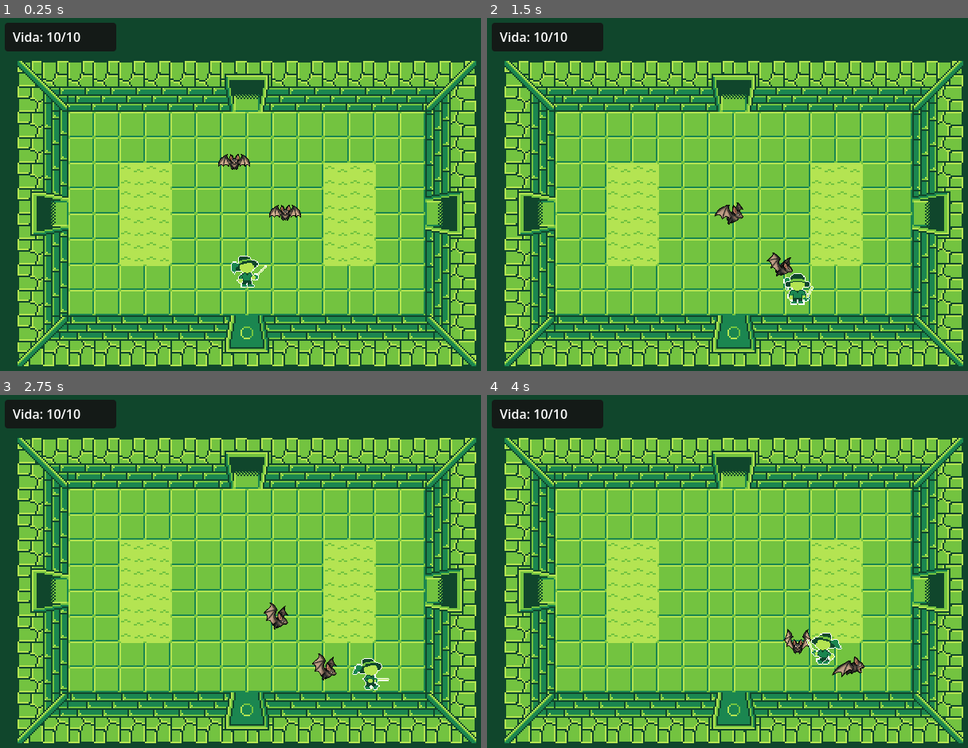
Above: before the commit, frames 1-4 (two rows, left to right).
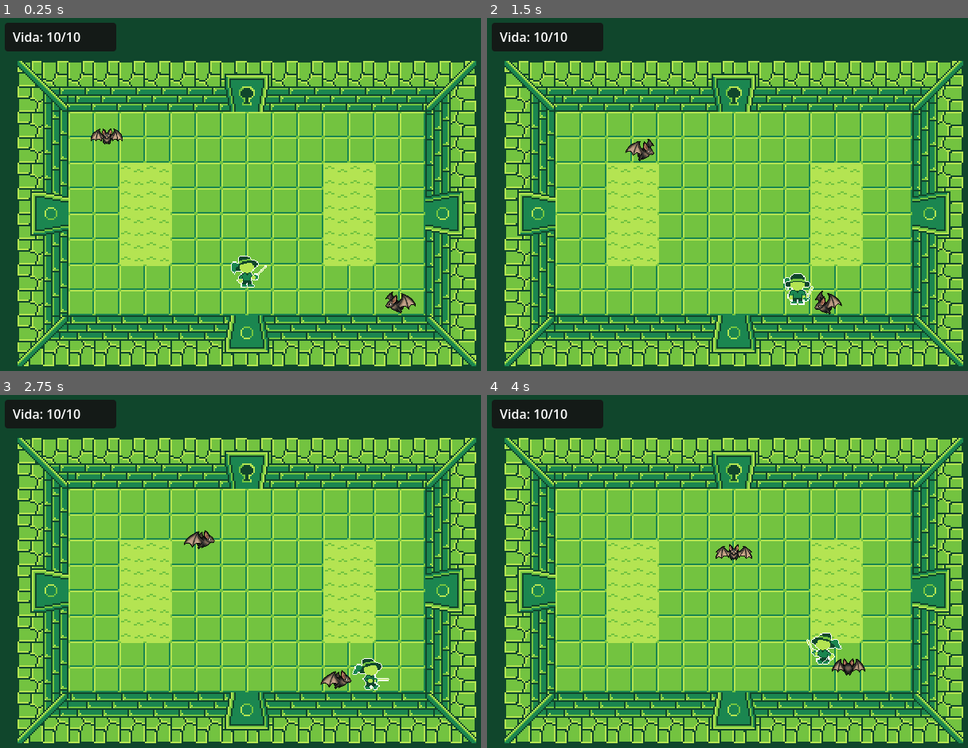
Above: after the commit, the same moments.

Repository: bristotartur/bad-fellas
Game: Godot game, scene res://phases/phase_a/phase_a.tscn
Same seed, same stepped clock (60 frames per second), same inputs: the game is played once before the commit and once after it.
Inputs (mouse positions are in pixels of both pictures, inside the frame that each line leads up to):
- Up to frame 1 (0.25 s): no input
- Up to frame 2 (1.5 s): move the mouse to (847, 180) at 0.52 s; hold D (move_right) 0.53-1.28 s; click (847, 180) at 0.6 s; move the mouse to (631, 219) at 1.27 s; hold S (move_down) from 1.28 s (still down); click (631, 219) at 1.35 s
- Up to frame 3 (2.75 s): move the mouse to (298, 493) at 2.02 s; release S (move_down) at 2.03 s; hold D (move_right) from 2.03 s (still down); click (298, 493) at 2.1 s
- Up to frame 4 (4 s): move the mouse to (708, 652) at 2.77 s; release D (move_right) at 2.78 s; hold W (move_up) 2.78-3.53 s; click (708, 652) at 2.85 s; move the mouse to (886, 635) at 3.52 s; hold A (move_left) from 3.53 s (still down); click (886, 635) at 3.6 s

The runs differ from the first frame. In frame 1, 2.3% of the frame differs, in the area x 7-96%, y 17-84%; in frame 2, 2.3%, in the area x 7-96%, y 17-85%; in frame 3, 2.3%; in frame 4, 2.1%.

Commit message:
feat: adiciona novo fluxo para a fase A

Diff:
--- a/characters/enemies/enemy.gd
+++ b/characters/enemies/enemy.gd
@@ -1,4 +1,6 @@
 extends CharacterBody2D
+
+signal defeated
 
 const STEP_DISTANCE := 16.0
 const SPRITE_SHEET := preload("res://assets/bone-worm-animations.png")
@@ -131,6 +133,7 @@
 	contact_area.set_deferred("monitoring", false)
 	play_animation("hurt")
 	await sprite.animation_finished
+	defeated.emit()
 	queue_free()
 
 func _on_contact_body_entered(body: Node2D) -> void:
--- a/characters/enemies/enemy_spawner.gd
+++ b/characters/enemies/enemy_spawner.gd
@@ -1,4 +1,6 @@
 extends Node2D
+
+signal all_enemies_defeated
 
 const ENEMY_SCENES := [
 	preload("res://characters/enemies/enemy.tscn"),
@@ -6,8 +8,13 @@
 ]
 const MIN_PLAYER_DISTANCE := 96.0
 const MIN_ENEMY_DISTANCE := 48.0
-const ENEMIES_PER_ROOM := 2
 const GROUND_TERRAIN := 1
+
+@export var enemy_count := 2
+
+var remaining_enemies := 0
+var spawn_completed := false
+var defeat_reported := false
 
 func _ready() -> void:
 	call_deferred("spawn_enemies")
@@ -26,7 +33,7 @@
 	var spawn_positions: Array[Vector2] = []
 	var query := PhysicsShapeQueryParameters2D.new()
 	var spawn_shape := RectangleShape2D.new()
-	spawn_shape.size = Vector2(32, 32)
+	spawn_shape.size = Vector2(24, 24)
 	query.shape = spawn_shape
 	query.collision_mask = 1 | 2 | 4 | 8
 	query.collide_with_areas = true
@@ -51,8 +58,18 @@
 		enemy.name = "Enemy%d" % (spawn_positions.size() + 1)
 		room.add_child(enemy)
 		enemy.global_position = candidate
+		remaining_enemies += 1
+		enemy.connect("defeated", _on_enemy_defeated)
 		spawn_positions.append(candidate)
-		if spawn_positions.size() == ENEMIES_PER_ROOM:
+		if spawn_positions.size() == enemy_count:
+			spawn_completed = true
 			return
 
-	push_warning("Só foi possível criar %d de %d inimigos em %s." % [spawn_positions.size(), ENEMIES_PER_ROOM, room.name])
+	spawn_completed = true
+	push_warning("Só foi possível criar %d de %d inimigos em %s." % [spawn_positions.size(), enemy_count, room.name])
+
+func _on_enemy_defeated() -> void:
+	remaining_enemies -= 1
+	if spawn_completed and remaining_enemies == 0 and not defeat_reported:
+		defeat_reported = true
+		all_enemies_defeated.emit()
--- a/characters/player/player.gd
+++ b/characters/player/player.gd
@@ -12,6 +12,8 @@
 var is_attacking     := false
 var facing_direction := Vector2.RIGHT
 var controls_enabled := true
+var event_frozen := false
+var animation_was_playing := false
 var movement_tween: Tween
 var has_hit_target := false
 
@@ -27,7 +29,7 @@
 	_update_health_label(GameState.health, GameState.MAX_HEALTH)
 
 func _physics_process(delta: float) -> void:
-	if not controls_enabled or is_moving or is_attacking: return
+	if not controls_enabled or event_frozen or is_moving or is_attacking: return
 
 	if Input.is_action_just_pressed("attack"):
 		attack()
@@ -122,6 +124,23 @@
 		movement_tween = null
 		is_moving = false
 
+func set_event_frozen(frozen: bool) -> void:
+	if event_frozen == frozen:
+		return
+	event_frozen = frozen
+	if movement_tween != null and movement_tween.is_valid():
+		if frozen:
+			movement_tween.pause()
+		elif controls_enabled:
+			movement_tween.play()
+	if frozen:
+		animation_was_playing = $AnimatedSprite2D.is_playing()
+		if animation_was_playing:
+			$AnimatedSprite2D.pause()
+	elif animation_was_playing:
+		$AnimatedSprite2D.play()
+		animation_was_playing = false
+
 func can_cross_open_door(motion: Vector2) -> bool:
 	for door in get_tree().get_nodes_in_group("doors"):
 		if door.has_method("accepts_player_motion") and door.call("accepts_player_motion", self, motion):
--- a/checks/enemy_spawn.gd
+++ b/checks/enemy_spawn.gd
@@ -21,16 +21,21 @@
 			for room in phase.get_children():
 				if not str(room.name).begins_with("Room"):
 					continue
+				if not room.has_node("EnemySpawner"):
+					continue
 				var enemies: Array[CharacterBody2D] = []
 				for child in room.get_children():
 					if child is CharacterBody2D and child.has_method("receive_sword_hit"):
 						enemies.append(child)
-				if enemies.size() != 2:
+				var expected_count: int = int(room.get_node("EnemySpawner").get("enemy_count"))
+				if enemies.size() != expected_count:
 					fail("Quantidade incorreta de inimigos: %s/%s" % [path, room.name])
 					return
-				if enemies[0].global_position.distance_to(enemies[1].global_position) < 48.0:
-					fail("Inimigos muito próximos: %s/%s" % [path, room.name])
-					return
+				for index in range(enemies.size()):
+					for other_index in range(index + 1, enemies.size()):
+						if enemies[index].global_position.distance_to(enemies[other_index].global_position) < 48.0:
+							fail("Inimigos muito próximos: %s/%s" % [path, room.name])
+							return
 				var tile_map := room.get_node("TileMapLayer") as TileMapLayer
 				for enemy in enemies:
 					var cell := tile_map.local_to_map(tile_map.to_local(enemy.global_position))
@@ -39,7 +44,7 @@
 						fail("Inimigo fora do chão: %s/%s" % [path, room.name])
 						return
 					var shape := RectangleShape2D.new()
-					shape.size = Vector2(32, 32)
+					shape.size = Vector2(24, 24)
 					var query := PhysicsShapeQueryParameters2D.new()
 					query.shape = shape
 					query.transform = Transform2D(0, enemy.global_position)
--- /dev/null
+++ b/checks/phase_01_flow.gd
@@ -0,0 +1,121 @@
+extends SceneTree
+
+func _initialize() -> void:
+	call_deferred("check_flow")
+
+func check_flow() -> void:
+	var game_state := root.get_node("GameState")
+	game_state.set("hasKey", false)
+	var phase := load("res://phases/phase_a/phase_a.tscn").instantiate() as Node2D
+	root.add_child(phase)
+	for frame in range(4):
+		await physics_frame
+
+	var door_a := phase.get_node("RoomA/DoorA") as Area2D
+	var door_b := phase.get_node("RoomA/DoorB") as Area2D
+	var door_c := phase.get_node("RoomA/DoorC") as Area2D
+	var player := phase.get_node("RoomA/Player") as CharacterBody2D
+	if door_a.get("state") != 2 or door_b.get("state") != 1 or door_c.get("state") != 1:
+		fail("Estados iniciais das portas incorretos.")
+		return
+	if door_b.call("get_destination_door") != phase.get_node("RoomB/Door") or door_c.call("get_destination_door") != phase.get_node("RoomC/Door"):
+		fail("Destinos das portas incorretos.")
+		return
+
+	door_a.call("_on_body_entered", player)
+	if door_a.get("state") != 2:
+		fail("Porta trancada abriu sem chave.")
+		return
+	door_a.call("_on_body_exited", player)
+	door_a.set_physics_process(false)
+
+	var enemies: Array[CharacterBody2D] = []
+	for child in phase.get_node("RoomA").get_children():
+		if child is CharacterBody2D and child.has_method("receive_sword_hit"):
+			enemies.append(child)
+	if enemies.size() != 2:
+		fail("Sala A deve ter dois inimigos.")
+		return
+	enemies[0].call("receive_sword_hit")
+	await create_timer(0.5).timeout
+	if door_b.get("state") != 1:
+		fail("DoorB abriu antes da última derrota.")
+		return
+	enemies[1].call("receive_sword_hit")
+	await create_timer(0.5).timeout
+	if door_b.get("state") != 0 or door_c.get("state") != 1:
+		fail("A última derrota não abriu somente DoorB.")
+		return
+
+	var camera := phase.get_node("Camera2D") as Camera2D
+	var resting_offset := camera.offset
+	var position_before_shake := player.global_position
+	player.call("move", Vector2.RIGHT)
+	var player_sprite := player.get_node("AnimatedSprite2D") as AnimatedSprite2D
+	phase.get_node("RoomB/Objects/LaserPuzzle").call("_finish_success")
+	var frame_before_shake := player_sprite.frame
+	if door_c.get("state") != 0:
+		fail("O puzzle não abriu DoorC.")
+		return
+	if not player.get("event_frozen"):
+		fail("O player não ficou imóvel durante a animação do puzzle.")
+		return
+	var saw_shake := false
+	for frame in range(12):
+		await process_frame
+		if camera.offset != resting_offset:
+			saw_shake = true
+	await create_timer(0.35).timeout
+	if player.global_position.distance_to(position_before_shake) > 0.01 or player_sprite.frame != frame_before_shake or not saw_shake:
+		fail("O movimento do player ou o tremor da câmera falhou durante a animação.")
+		return
+	await create_timer(0.85).timeout
+	if player.get("event_frozen") or camera.offset != resting_offset:
+		fail("O player ou a câmera não voltaram ao normal após a animação.")
+		return
+	if player.global_position.distance_to(position_before_shake + Vector2.RIGHT * 16.0) > 0.01:
+		fail("O passo pausado não terminou após a animação.")
+		return
+
+	var key := phase.get_node("RoomC/Key") as Area2D
+	player.global_position = key.global_position
+	for frame in range(3):
+		await physics_frame
+	await process_frame
+	if not game_state.get("hasKey") or is_instance_valid(key):
+		fail("O player não coletou a chave ao tocá-la.")
+		return
+
+	player.global_position = door_a.global_position + Vector2(0, 64)
+	await physics_frame
+	player.call("move", Vector2.UP)
+	await create_timer(0.3).timeout
+	if door_a.get("state") != 0 or game_state.get("hasKey"):
+		fail("A porta não abriu ou não consumiu a chave.")
+		return
+
+	var reusable_door := load("res://objects/Door.tscn").instantiate() as Area2D
+	reusable_door.set("state", 2)
+	root.add_child(reusable_door)
+	reusable_door.call("_on_unlock_area_body_entered", player)
+	if reusable_door.get("state") != 2:
+		fail("Outra porta trancada abriu sem uma nova chave.")
+		return
+	game_state.set("hasKey", true)
+	reusable_door.call("_on_unlock_area_body_entered", player)
+	if reusable_door.get("state") != 0 or game_state.get("hasKey"):
+		fail("O destrancamento não foi reutilizado pela cena base da porta.")
+		return
+
+	game_state.set("hasKey", true)
+	game_state.call("restart_game")
+	if game_state.get("hasKey"):
+		fail("A chave permaneceu no inventário após reiniciar o jogo.")
+		return
+
+	print("OK: fluxo da fase 01, puzzle, chave e porta trancada.")
+	quit()
+
+func fail(message: String) -> void:
+	push_error(message)
+	quit(1)
--- a/game_state.gd
+++ b/game_state.gd
@@ -6,6 +6,7 @@
 const INITIAL_SCENE := "res://phases/phase_a/phase_a.tscn"
 
 var health := MAX_HEALTH
+var hasKey := false
 
 func take_damage(amount: int) -> void:
 	if amount <= 0 or health <= 0:
@@ -18,5 +19,6 @@
 
 func restart_game() -> void:
 	health = MAX_HEALTH
+	hasKey = false
 	health_changed.emit(health, MAX_HEALTH)
 	get_tree().change_scene_to_file(INITIAL_SCENE)
--- a/objects/Door.tscn
+++ b/objects/Door.tscn
@@ -48,6 +48,9 @@
 [sub_resource type="RectangleShape2D" id="RectangleShape2D_h4t55"]
 size = Vector2(32, 40)
 
+[sub_resource type="RectangleShape2D" id="RectangleShape2D_unlock"]
+size = Vector2(64, 72)
+
 [node name="Door" type="Area2D" unique_id=33947184 groups=["doors"]]
 z_index = -1
 collision_layer = 4
@@ -70,3 +73,11 @@
 [node name="CollisionShape2D" type="CollisionShape2D" parent="ClosedCollision" unique_id=2031033682]
 position = Vector2(0, 12)
 shape = SubResource("RectangleShape2D_h4t55")
+
+[node name="UnlockArea" type="Area2D" parent="."]
+collision_layer = 0
+collision_mask = 1
+
+[node name="CollisionShape2D" type="CollisionShape2D" parent="UnlockArea"]
+position = Vector2(0, 12)
+shape = SubResource("RectangleShape2D_unlock")
--- a/objects/door.gd
+++ b/objects/door.gd
@@ -21,6 +21,7 @@
 func _ready() -> void:
 	body_entered.connect(_on_body_entered)
 	body_exited.connect(_on_body_exited)
+	$UnlockArea.body_entered.connect(_on_unlock_area_body_entered)
 
 	update_collision()
 	update_visual()
@@ -28,6 +29,7 @@
 func _physics_process(_delta: float) -> void:
 	if (
 		transition_is_requested
+		or state != DoorState.OPEN
 		or (destination_door.is_empty() and destination_phase == null)
 		or player_inside == null
 	):
@@ -42,16 +44,21 @@
 		transition_requested.emit(self, player_inside)
 
 func _on_body_entered(body: Node2D) -> void:
-	if body is CharacterBody2D:
+	if body is CharacterBody2D and body.is_in_group("player"):
 		is_player_inside = true
 		player_inside = body
+		unlock_with_key()
 
 func _on_body_exited(body: Node2D) -> void:
-	if body is CharacterBody2D:
+	if body is CharacterBody2D and body.is_in_group("player"):
 		is_player_inside = false
 		if body == player_inside:
 			player_inside = null
 			transition_is_requested = false
+
+func _on_unlock_area_body_entered(body: Node2D) -> void:
+	if body.is_in_group("player"):
+		unlock_with_key()
 
 func get_destination_door() -> Area2D:
 	return get_node_or_null(destination_door) as Area2D
@@ -79,11 +86,22 @@
 		return false
 
 	if state == DoorState.CLOSED:
-		state = DoorState.OPEN
-		update_collision()
-		update_visual()
+		open()
 
 	return true
+
+func unlock_with_key() -> bool:
+	if state != DoorState.LOCK or not GameState.hasKey:
+		return false
+
+	GameState.hasKey = false
+	open()
+	return true
+
+func open() -> void:
+	state = DoorState.OPEN
+	update_collision()
+	update_visual()
 
 func accepts_player_motion(body: CharacterBody2D, motion: Vector2) -> bool:
 	if state != DoorState.OPEN:
--- /dev/null
+++ b/objects/key.gd
@@ -0,0 +1,11 @@
+extends Area2D
+
+func _ready() -> void:
+	body_entered.connect(_on_body_entered)
+
+func _on_body_entered(body: Node2D) -> void:
+	if not body.is_in_group("player") or GameState.hasKey:
+		return
+
+	GameState.hasKey = true
+	queue_free()
--- /dev/null
+++ b/objects/key.tscn
@@ -0,0 +1,18 @@
+[gd_scene format=3 uid="uid://b07dpl531wawx"]
+
+[ext_resource type="Texture2D" uid="uid://psgunnm6rewn" path="res://assets/key.png" id="1_xlllq"]
+[ext_resource type="Script" path="res://objects/key.gd" id="2_key"]
+
+[sub_resource type="RectangleShape2D" id="RectangleShape2D_key"]
+size = Vector2(24, 24)
+
+[node name="Key" type="Area2D" unique_id=1565579965]
+collision_layer = 4
+collision_mask = 1
+script = ExtResource("2_key")
+
+[node name="Sprite2D" type="Sprite2D" parent="." unique_id=924755799]
+texture = ExtResource("1_xlllq")
+
+[node name="CollisionShape2D" type="CollisionShape2D" parent="."]
+shape = SubResource("RectangleShape2D_key")
--- a/phases/phase_a/laser_puzzle.gd
+++ b/phases/phase_a/laser_puzzle.gd
@@ -1,4 +1,7 @@
 extends Node2D
+
+signal solved
+signal success_animation_finished
 
 const TILE_DISTANCE := 32.0
 const MAX_STEPS := 256
@@ -119,6 +122,7 @@
 	laser.clear_points()
 	emitter.call("set_eye_animation", &"open")
 	target.call("set_eye_animation", &"wide_eyed")
+	solved.emit()
 	await get_tree().create_timer(1.0).timeout
 	emitter.call("set_eye_animation", &"closed")
 	target.call("set_eye_animation", &"closed")
@@ -126,3 +130,4 @@
 		mirror.set("laser_busy", false)
 	active = false
 	lever.call("lock")
+	success_animation_finished.emit()
--- a/phases/phase_a/phase_a.gd
+++ b/phases/phase_a/phase_a.gd
@@ -3,6 +3,7 @@
 signal room_entered(room: Node2D)
 
 const VIEWPORT_SIZE := Vector2(640, 480)
+const CAMERA_SHAKE_PIXELS := 4
 
 @export var room_transition_duration := 1.6
 
@@ -10,6 +11,9 @@
 @onready var room_a: Node2D = $RoomA
 
 var is_transitioning := false
+var camera_shaking := false
+var camera_rest_offset := Vector2.ZERO
+var frozen_player: CharacterBody2D
 
 func _ready() -> void:
 	camera.global_position = get_room_center(room_a)
@@ -17,7 +21,37 @@
 		if door.has_signal("transition_requested"):
 			door.connect("transition_requested", _on_door_transition_requested)
 
+	if scene_file_path == "res://phases/phase_a/phase_a.tscn":
+		$RoomA/EnemySpawner.connect("all_enemies_defeated", _on_room_a_cleared)
+		$RoomB/Objects/LaserPuzzle.connect("solved", _on_puzzle_solved)
+		$RoomB/Objects/LaserPuzzle.connect("success_animation_finished", _on_puzzle_animation_finished)
+
 	room_entered.emit(room_a)
+
+func _process(_delta: float) -> void:
+	if camera_shaking:
+		camera.offset = camera_rest_offset + Vector2(
+			randi_range(-CAMERA_SHAKE_PIXELS, CAMERA_SHAKE_PIXELS),
+			randi_range(-CAMERA_SHAKE_PIXELS, CAMERA_SHAKE_PIXELS)
+		)
+
+func _on_room_a_cleared() -> void:
+	$RoomA/DoorB.call("try_open")
+
+func _on_puzzle_solved() -> void:
+	$RoomA/DoorC.call("try_open")
+	frozen_player = get_tree().get_first_node_in_group("player") as CharacterBody2D
+	if frozen_player != null:
+		frozen_player.call("set_event_frozen", true)
+	camera_rest_offset = camera.offset
+	camera_shaking = true
+
+func _on_puzzle_animation_finished() -> void:
+	camera_shaking = false
+	camera.offset = camera_rest_offset
+	if is_instance_valid(frozen_player):
+		frozen_player.call("set_event_frozen", false)
+	frozen_player = null
 
 func _on_door_transition_requested(source_door: Area2D, player: CharacterBody2D) -> void:
 	if is_transitioning:
--- a/phases/phase_a/phase_a.tscn
+++ b/phases/phase_a/phase_a.tscn
@@ -10,6 +10,7 @@
 [ext_resource type="Script" uid="uid://dsdiabxj3suv6" path="res://characters/enemies/enemy_spawner.gd" id="8_spawner"]
 [ext_resource type="PackedScene" uid="uid://jdgk1mq7baex" path="res://objects/wall_eye.tscn" id="9_p3url"]
 [ext_resource type="Script" uid="uid://bh2vwp6jmt6d6" path="res://phases/phase_a/laser_puzzle.gd" id="10_laser"]
+[ext_resource type="PackedScene" uid="uid://b07dpl531wawx" path="res://objects/key.tscn" id="11_0d2mr"]
 
 [node name="PhaseA" type="Node2D" unique_id=726847870]
 position = Vector2(640, 0)
@@ -27,22 +28,25 @@
 
 [node name="DoorA" parent="RoomA" unique_id=33947184 instance=ExtResource("3_ffsih")]
 position = Vector2(320, 96)
+state = 2
 destination_phase = ExtResource("6_phase_b")
 
-[node name="DoorC" parent="RoomA" unique_id=306140934 instance=ExtResource("3_ffsih")]
+[node name="DoorB" parent="RoomA" unique_id=306140934 instance=ExtResource("3_ffsih")]
 position = Vector2(64, 256)
 rotation = -1.5707964
+state = 1
 destination_door = NodePath("../../RoomB/Door")
 
-[node name="SpawnPoint" parent="RoomA/DoorC" index="2" unique_id=1257691511]
+[node name="SpawnPoint" parent="RoomA/DoorB" index="2" unique_id=1257691511]
 position = Vector2(2, 48)
 
-[node name="DoorB" parent="RoomA" unique_id=1352497595 instance=ExtResource("3_ffsih")]
+[node name="DoorC" parent="RoomA" unique_id=1352497595 instance=ExtResource("3_ffsih")]
 position = Vector2(576, 256)
 rotation = 1.5707964
+state = 1
 destination_door = NodePath("../../RoomC/Door")
 
-[node name="SpawnPoint" parent="RoomA/DoorB" index="2" unique_id=1257691511]
+[node name="SpawnPoint" parent="RoomA/DoorC" index="2" unique_id=1257691511]
 position = Vector2(-2, 48)
 
 [node name="ScenarioDoor" parent="RoomA" unique_id=1890299715 instance=ExtResource("3_ffsih")]
@@ -68,7 +72,7 @@
 [node name="Door" parent="RoomB" unique_id=1175369298 instance=ExtResource("3_ffsih")]
 position = Vector2(576, 256)
 rotation = 1.5707964
-destination_door = NodePath("../../RoomA/DoorC")
+destination_door = NodePath("../../RoomA/DoorB")
 
 [node name="SpawnPoint" parent="RoomB/Door" index="2" unique_id=1257691511]
 position = Vector2(-2, 49)
@@ -122,17 +126,21 @@
 
 [node name="EnemySpawner" type="Node2D" parent="RoomC" unique_id=322290660]
 script = ExtResource("8_spawner")
+enemy_count = 5
 
 [node name="Door" parent="RoomC" unique_id=707299944 instance=ExtResource("3_ffsih")]
 position = Vector2(64, 256)
 rotation = -1.5707964
-destination_door = NodePath("../../RoomA/DoorB")
+destination_door = NodePath("../../RoomA/DoorC")
 
 [node name="SpawnPoint" parent="RoomC/Door" index="2" unique_id=1257691511]
 position = Vector2(2, 48)
 
+[node name="Key" parent="RoomC" unique_id=1565579965 instance=ExtResource("11_0d2mr")]
+position = Vector2(511, 160)
+
 [editable path="RoomA/DoorA"]
+[editable path="RoomA/DoorB"]
 [editable path="RoomA/DoorC"]
-[editable path="RoomA/DoorB"]
 [editable path="RoomB/Door"]
 [editable path="RoomC/Door"]
Binary file added: assets/key.png
Not shown, added: assets/key.png.import
Not shown, added: checks/phase_01_flow.gd.uid
Not shown, added: objects/key.gd.uid
